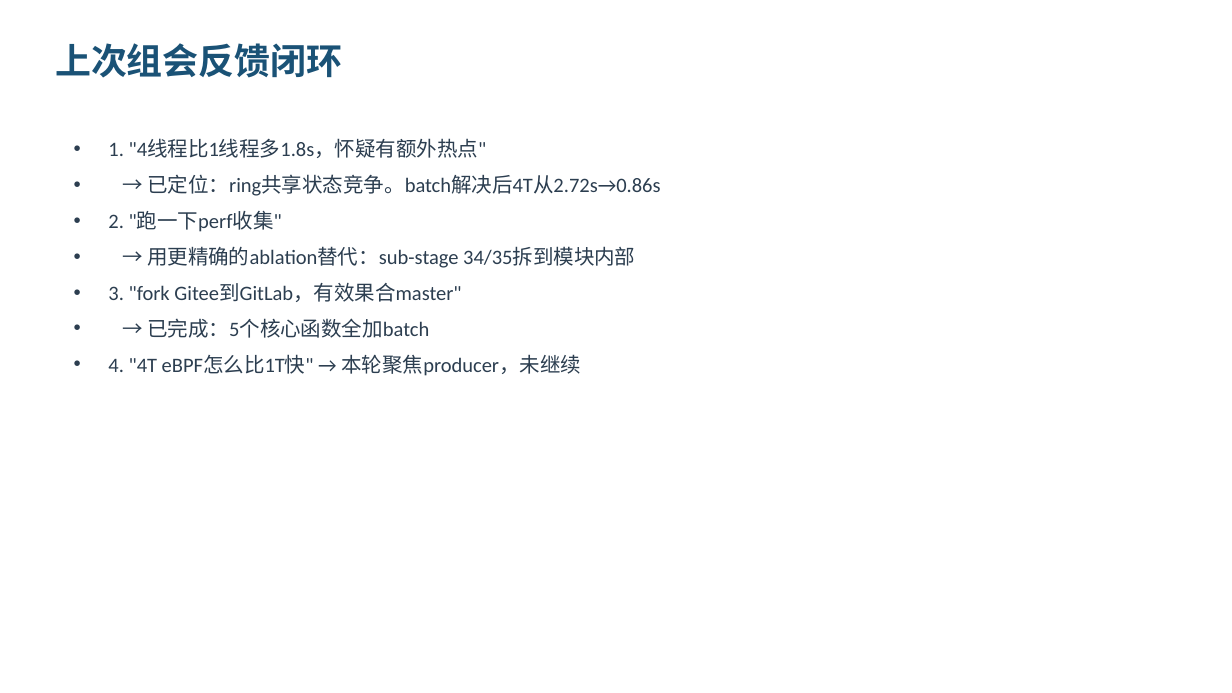
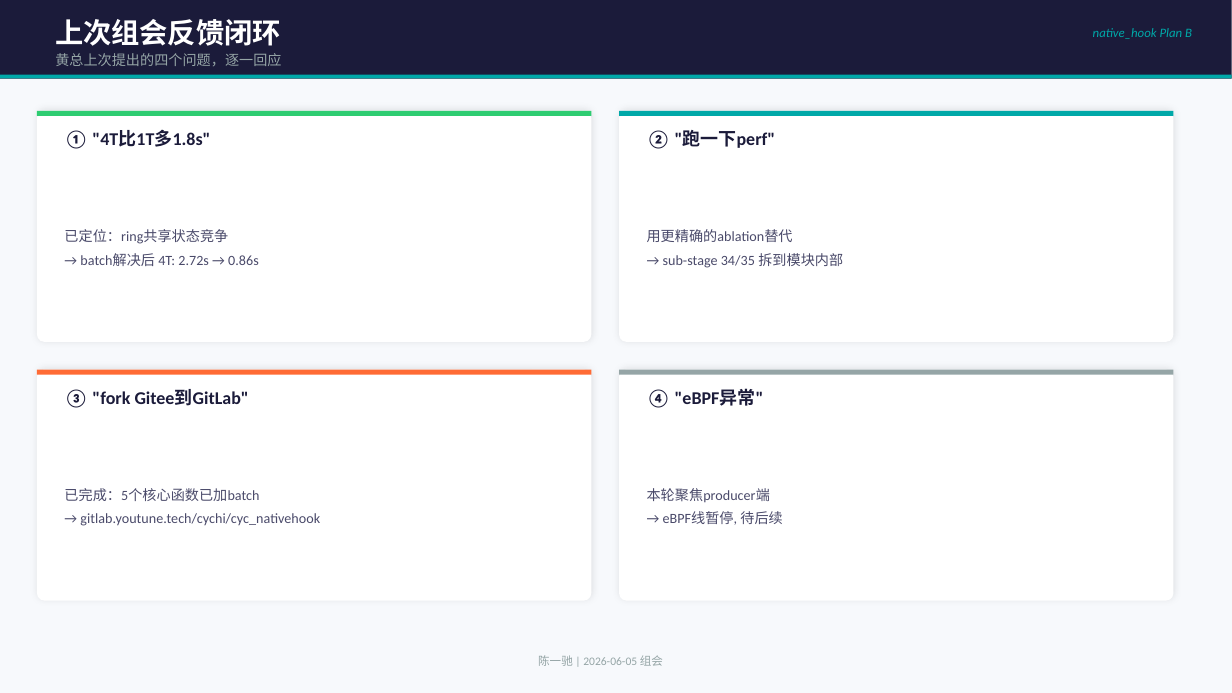
Before and after one commit to YiChiChen1106/Nativehook_linux_planb, a slide deck: slide 2 of presentation/native_hook_progress_2026-06-05.pptx. Drawn at 1232x693 pixels with LibreOffice and Linux fonts; fonts in the diff are those of the drawing. Boxes give left, top, right and bottom in pixels: in the first picture for what was removed or moved away, otherwise in the second. Text is boxed around its words. In the diff, an @@ line names an element or a change of style, - is before the commit and + after.

Commit message:
Redesign PPT: dark theme, cards layout, better visual hierarchy

```diff
--- a/presentation/native_hook_progress_2026-06-05.pptx
+++ b/presentation/native_hook_progress_2026-06-05.pptx
@@ background #FFFFFF to #F7F9FC @@
@@ rectangle added at bbox=[0, 0, 1232, 79], fill #1B1B3A @@
@@ text "上次组会反馈闭环": place and size @@
-text "上次组会反馈闭环" at bbox=[55, 43, 342, 78]
+text "上次组会反馈闭环" at bbox=[55, 19, 280, 46]
@@ text "上次组会反馈闭环" at bbox=[55, 19, 280, 46]: size 28 to 22 pt, text colour #1A5276 to #FFFFFF @@
@@ text added at bbox=[1093, 28, 1192, 39], 10 pt, text #00A8A8, italic @@
+native_hook Plan B
@@ text added at bbox=[55, 53, 281, 66], 11 pt, text #95A5A6 @@
+黄总上次提出的四个问题，逐一回应
@@ rectangle added at bbox=[0, 75, 1232, 79], fill #00A8A8 @@
@@ rounded rectangle added at bbox=[37, 111, 592, 342], fill #FFFFFF @@
@@ rectangle added at bbox=[37, 111, 592, 116], fill #2ECC71 @@
@@ rounded rectangle added at bbox=[619, 111, 1174, 342], fill #FFFFFF @@
@@ rectangle added at bbox=[619, 111, 1174, 116], fill #00A8A8 @@
@@ text added at bbox=[64, 131, 210, 149], 14 pt, text #1B1B3A, bold @@
+① "4T比1T多1.8s"
@@ text removed at bbox=[108, 139, 660, 376] @@
-• 1. "4线程比1线程多1.8s，怀疑有额外热点"
-• → 已定位：ring共享状态竞争。batch解决后4T从2.72s→0.86s
-• 2. "跑一下perf收集"
-• → 用更精确的ablation替代：sub-stage 34/35拆到模块内部
-• 3. "fork Gitee到GitLab，有效果合master"
-• → 已完成：5个核心函数全加batch
-• 4. "4T eBPF怎么比1T快" → 本轮聚焦producer，未继续
@@ text added at bbox=[647, 131, 776, 149], 14 pt, text #1B1B3A, bold @@
+② "跑一下perf"
@@ text added at bbox=[64, 229, 259, 266], 11 pt, text #4A4A6A @@
+已定位：ring共享状态竞争
+→ batch解决后 4T: 2.72s → 0.86s
@@ text added at bbox=[647, 229, 843, 268], 11 pt, text #4A4A6A @@
+用更精确的ablation替代
+→ sub-stage 34/35 拆到模块内部
@@ rounded rectangle added at bbox=[37, 370, 592, 601], fill #FFFFFF @@
@@ rectangle added at bbox=[37, 370, 592, 375], fill #FF6B35 @@
@@ text added at bbox=[64, 389, 249, 408], 14 pt, text #1B1B3A, bold @@
+③ "fork Gitee到GitLab"
@@ rounded rectangle added at bbox=[619, 370, 1174, 601], fill #FFFFFF @@
@@ rectangle added at bbox=[619, 370, 1174, 375], fill #95A5A6 @@
@@ text added at bbox=[647, 389, 764, 408], 14 pt, text #1B1B3A, bold @@
+④ "eBPF异常"
@@ text added at bbox=[64, 488, 320, 526], 11 pt, text #4A4A6A @@
+已完成：5个核心函数已加batch
+→ gitlab.youtune.tech/cychi/cyc_nativehook
@@ text added at bbox=[647, 488, 782, 525], 11 pt, text #4A4A6A @@
+本轮聚焦producer端
+→ eBPF线暂停, 待后续
@@ text added at bbox=[538, 655, 663, 666], 9 pt, text #95A5A6 @@
+陈一驰 | 2026-06-05 组会
```
Also in this commit, not shown: 8 other slides changed, 1 slide added, 1 slide removed, 2 other files.
